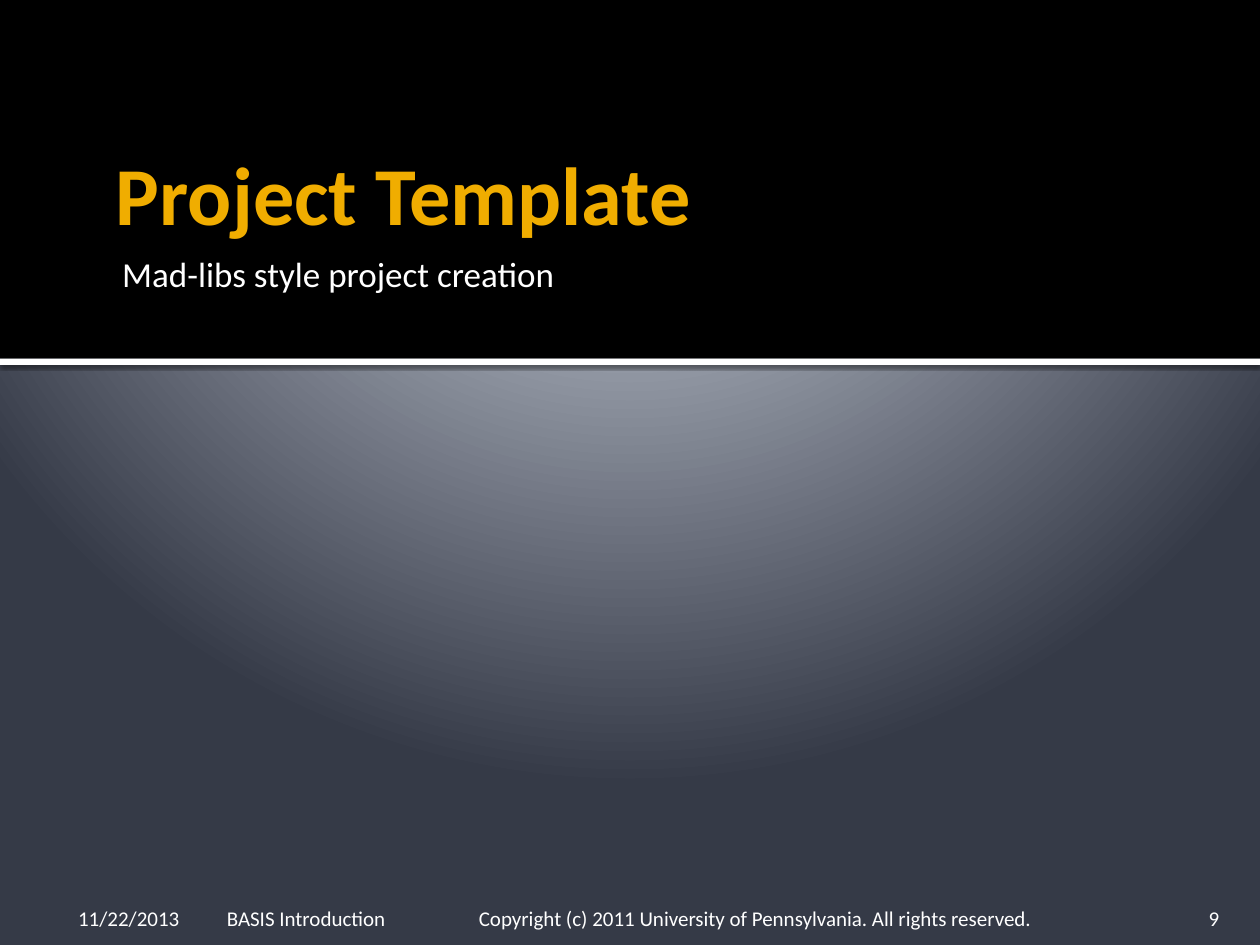
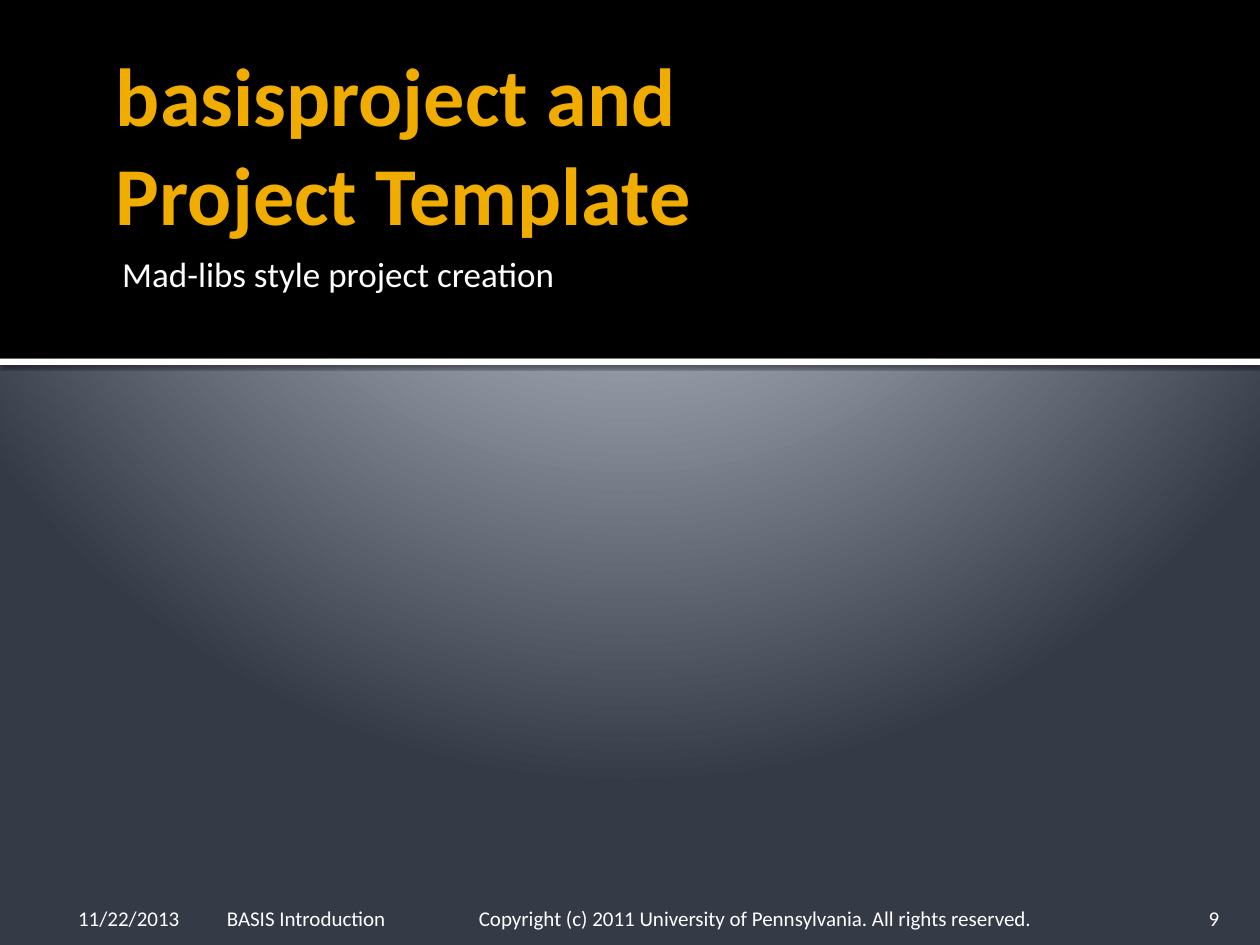
Before and after one commit to cmake-basis/legacy, a slide deck: slide 9 of doc/BASIS_Introduction.pptx. Drawn at 1260x945 pixels with LibreOffice and Linux fonts; fonts in the diff are those of the drawing. Boxes give left, top, right and bottom in pixels: in the first picture for what was removed or moved away, otherwise in the second. Text is boxed around its words. In the diff, an @@ line names an element or a change of style, - is before the commit and + after.

Commit message:
Issue #237, major update to BASIS_Introduction.pptx, improving wording and updating reference plus version information to new git location.

```diff
--- a/doc/BASIS_Introduction.pptx
+++ b/doc/BASIS_Introduction.pptx
@@ title at <box>116,68,691,239</box>: text changed @@
-Project Template
+basisproject and
+Project Template
```
Also in this commit, not shown: 10 other slides changed, 4 slides added.
